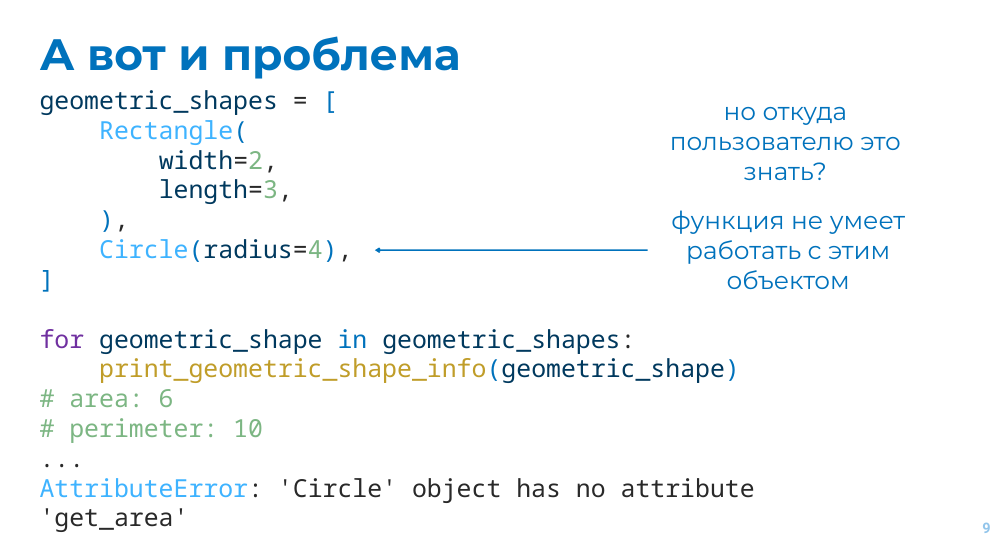
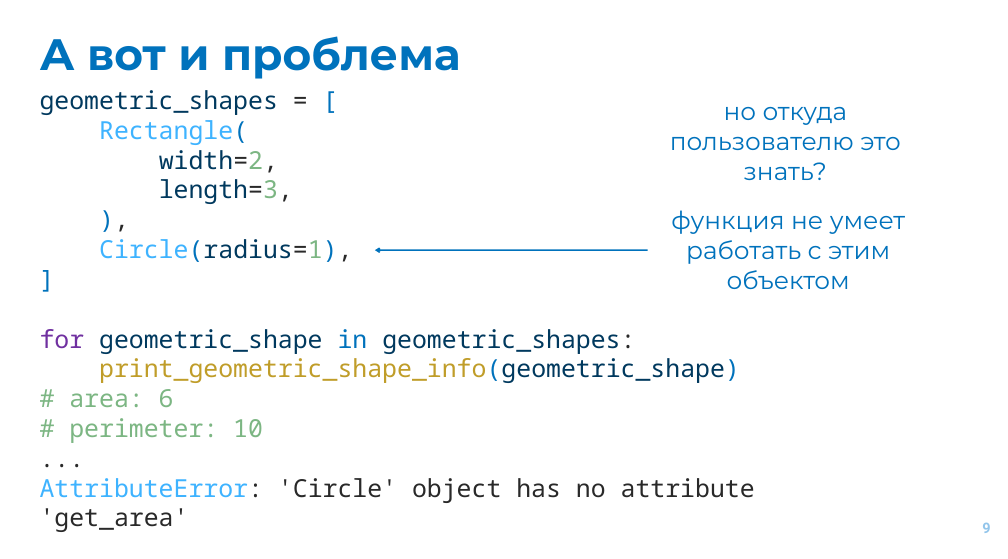
Before and after one commit to EvgrafovMichail/python_mipt_dafe, a slide deck: slide 9 of lessons/sem01/lesson12/protocols.pptx. Drawn at 1008x559 pixels with LibreOffice and Linux fonts; fonts in the diff are those of the drawing. Boxes give left, top, right and bottom in pixels: in the first picture for what was removed or moved away, otherwise in the second. Text is boxed around its words. In the diff, an @@ line names an element or a change of style, - is before the commit and + after.

Commit message:
Fix typos and logic of some sem1-les12 presentation's slides

```diff
--- a/lessons/sem01/lesson12/protocols.pptx
+++ b/lessons/sem01/lesson12/protocols.pptx
@@ text at (99,239,352,262): text changed @@
-Circle(radius=4),
+Circle(radius=1),
```
Also in this commit, not shown: 3 other slides changed.
